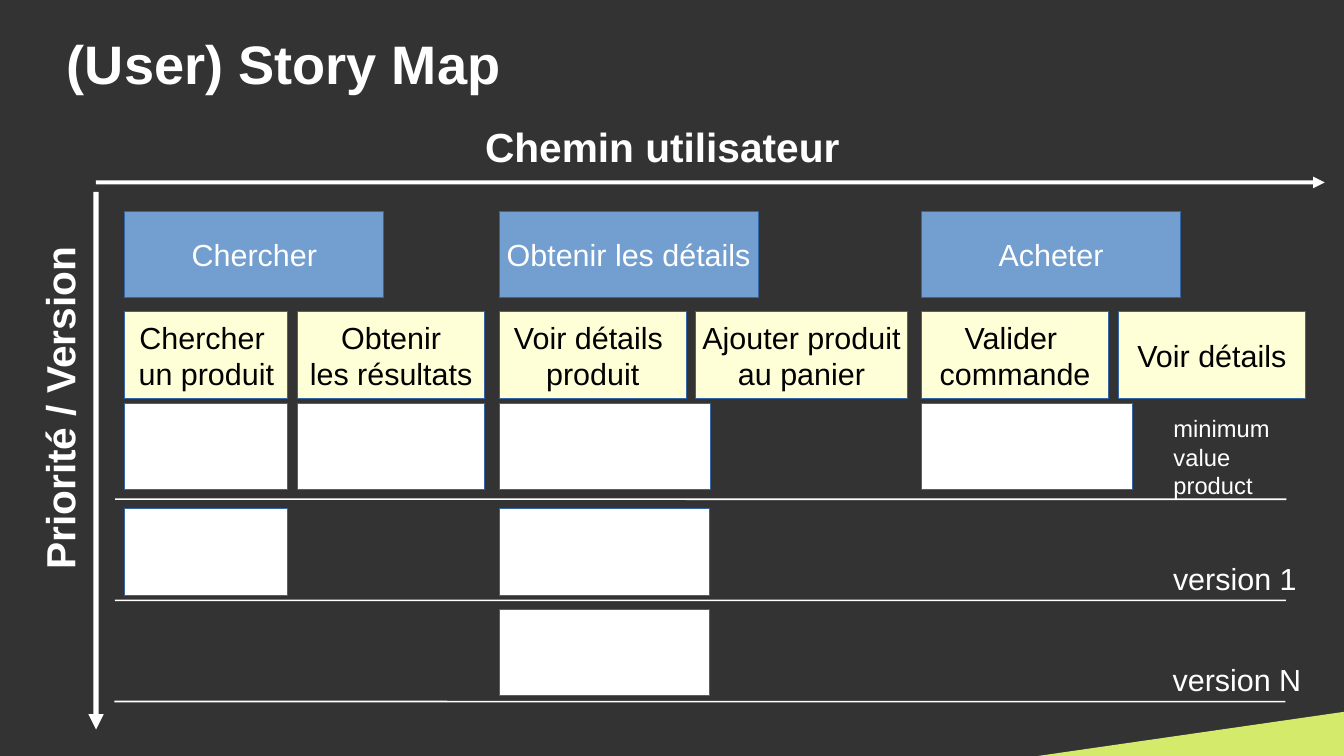
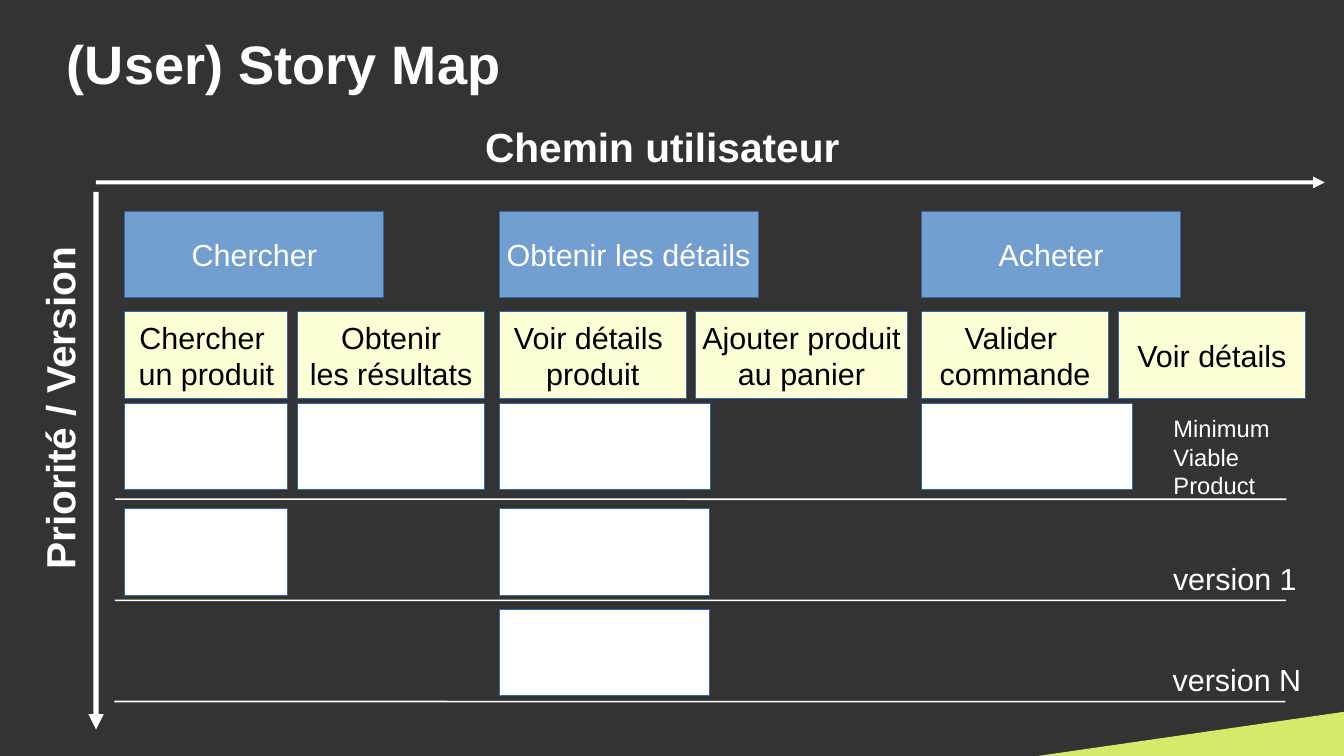
Before and after one commit to DanYellow/cours, a slide deck: slide 14 of gestion-de-projet-s3/travaux-pratiques/numero-2/presentation.odp. Drawn at 1344x756 pixels with LibreOffice and Linux fonts; fonts in the diff are those of the drawing. Boxes give left, top, right and bottom in pixels: in the first picture for what was removed or moved away, otherwise in the second. Text is boxed around its words. In the diff, an @@ line names an element or a change of style, - is before the commit and + after.

```diff
--- a/gestion-de-projet-s3/travaux-pratiques/numero-2/presentation.odp
+++ b/gestion-de-projet-s3/travaux-pratiques/numero-2/presentation.odp
@@ text at (x1=1173, y1=420, x2=1269, y2=499): text changed @@
-minimum
-value
-product
+Minimum
+Viable
+Product
```
Also in this commit, not shown: 1 other slide changed, 2 other files.
